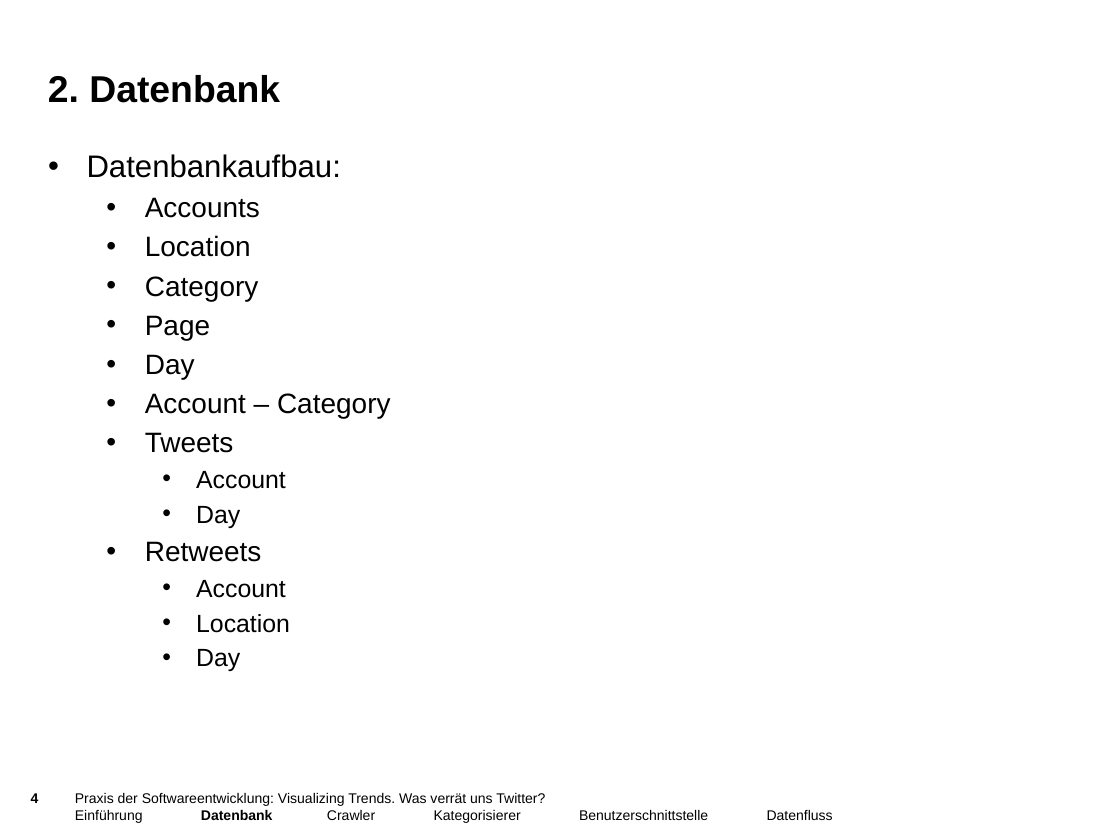
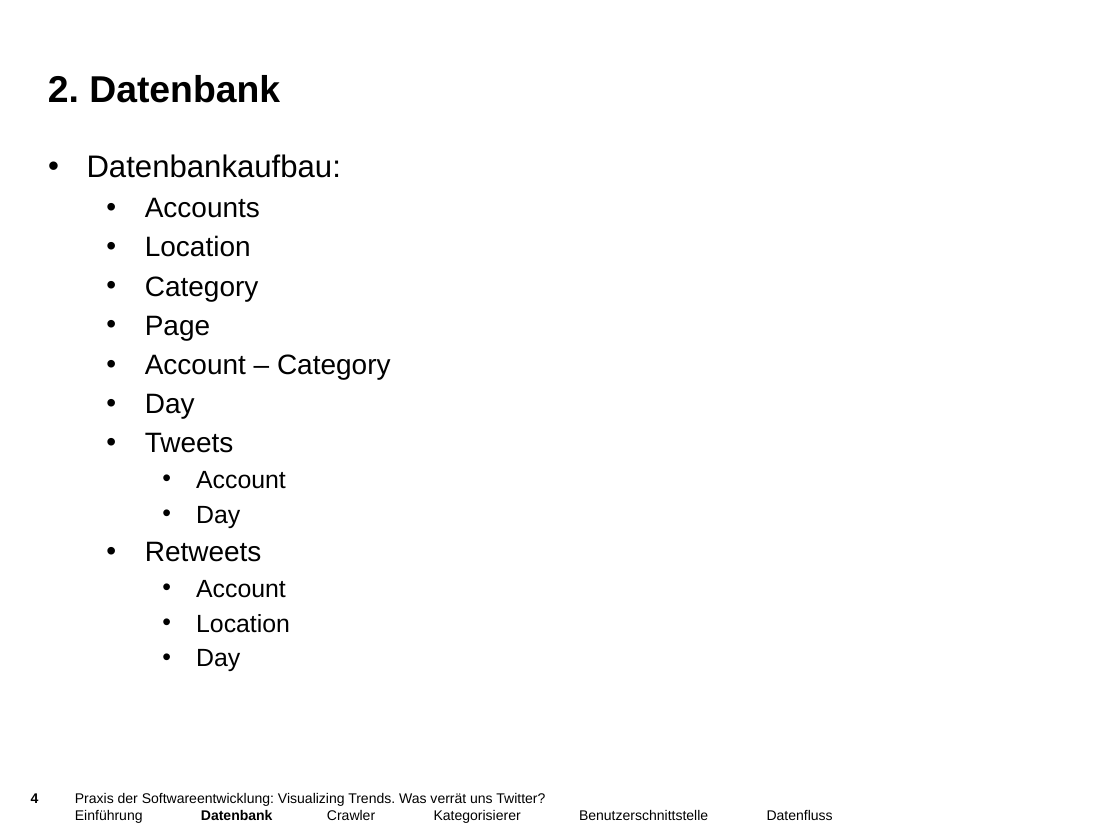
Before and after one commit to jaasmiin/twitterPSE, a slide deck: slide 4 of doc/entwurf/präsentation/pres_entwurf.pptx. Drawn at 1120x840 pixels with LibreOffice and Linux fonts; fonts in the diff are those of the drawing; background and template pictures are left out. Boxes give left, top, right and bottom in pixels: in the first picture for what was removed or moved away, otherwise in the second. Text is boxed around its words. In the diff, an @@ line names an element or a change of style, - is before the commit and + after.

```diff
--- a/doc/entwurf/präsentation/pres_entwurf.pptx
+++ b/doc/entwurf/präsentation/pres_entwurf.pptx
@@ text at (145,354,391,379): paragraph added @@
+  • Account – Category
@@ text at (145,393,391,418): paragraph removed @@
-  • Account – Category
```
Also in this commit, not shown: 5 other slides changed, 3 other files.
